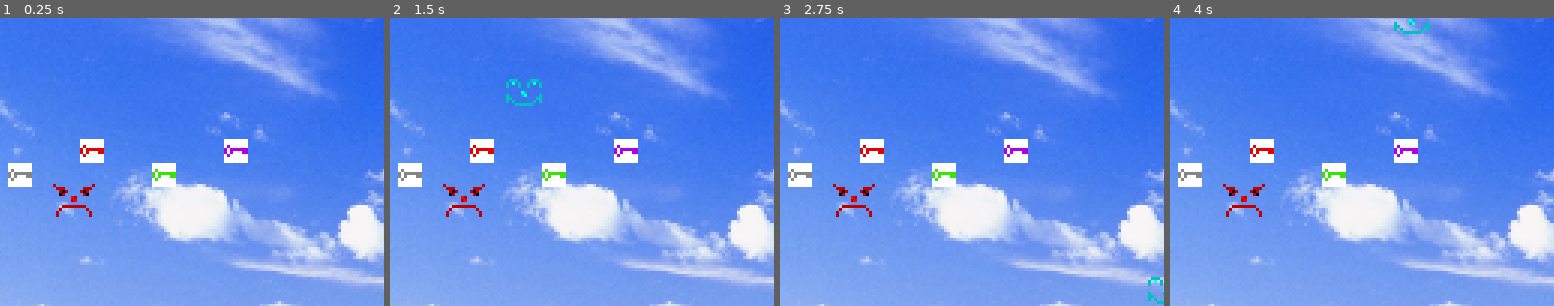
Above: before the commit, frames 1-4 (left to right).
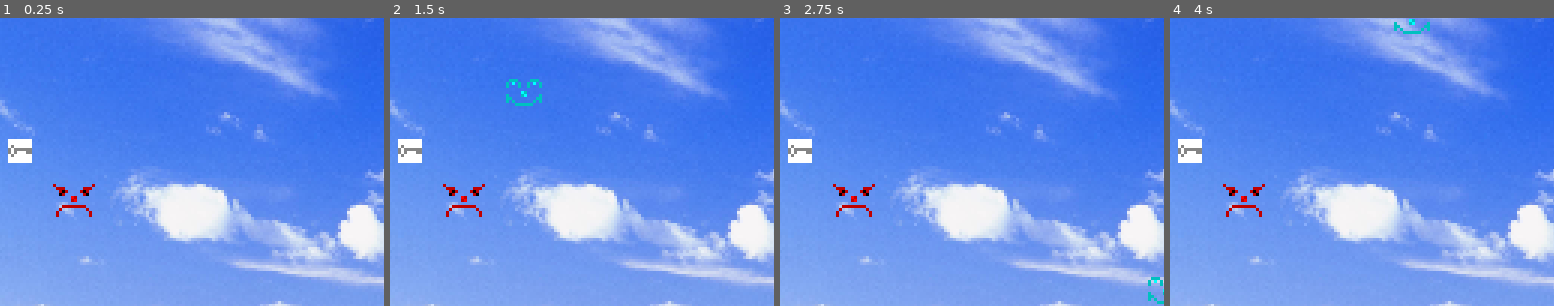
Above: after the commit, the same moments.

Repository: iliys/Horror-Jam
Game: Godot game, scene res://scenes/playground.tscn
The game is run twice, just before and just after one commit, with the same random seed, the same clock (stepped at 60 frames per second) and the same inputs.
Inputs:
- Up to frame 1 (0.25 s): no input
- Up to frame 2 (1.5 s): tap Enter at 0.5 s; hold Right (Rightward) 0.53-1.28 s; hold Space (Action) 0.53-1.28 s; hold Down (Backward) from 1.28 s (still down); tap Space (Action) at 1.35 s
- Up to frame 3 (2.75 s): tap Space (Action) at 2 s; release Down (Backward) at 2.03 s; hold Right (Rightward) from 2.03 s (still down); hold Space (Action) from 2.03 s (still down)
- Up to frame 4 (4 s): release Right (Rightward) at 2.78 s; release Space (Action) at 2.78 s; hold W (Forward) 2.78-3.53 s; tap Space (Action) at 2.85 s; hold A (Leftward) from 3.53 s (still down); hold Space (Action) from 3.53 s (still down)
The pictures show only the part of the screen within x 26-76%, y 10-60%; the shares and areas given below are measured in that part.

The runs differ from the first frame. In frame 1, 2.6% of the frame differs, in the area x 2-65%, y 42-59%; in frame 2, 2.6%; in frame 3, 2.6%; in frame 4, 2.6%.

Commit message:
переписал логику интерактивных предметов, теперь оопшная.

Diff:
--- a/prefabs/door.tscn
+++ b/prefabs/door.tscn
@@ -1,17 +1,18 @@
-[gd_scene load_steps=5 format=3 uid="uid://oor4foa5baab"]
+[gd_scene load_steps=6 format=3 uid="uid://oor4foa5baab"]
 
 [ext_resource type="PackedScene" uid="uid://bs8cy42fly2f8" path="res://prefabs/point_of_interest.tscn" id="1_ynoso"]
+[ext_resource type="Script" path="res://scripts/door.gd" id="2_fqdm0"]
 [ext_resource type="Texture2D" uid="uid://dh2x8c0ymgd7g" path="res://images/block.png" id="2_nyeau"]
 
 [sub_resource type="RectangleShape2D" id="RectangleShape2D_d76xn"]
 size = Vector2(16, 48)
 
 [sub_resource type="CircleShape2D" id="CircleShape2D_cgycg"]
-radius = 24.0
+radius = 32.0
 
 [node name="DoorObject" instance=ExtResource("1_ynoso")]
-POI_TYPE = "Door"
-KeyID = "0"
+script = ExtResource("2_fqdm0")
+KeyID = ""
 
 [node name="CollisionShape2D" parent="." index="0"]
 disabled = true
--- a/prefabs/key.tscn
+++ b/prefabs/key.tscn
@@ -1,11 +1,12 @@
-[gd_scene load_steps=3 format=3 uid="uid://dnc15vifg1ogu"]
+[gd_scene load_steps=4 format=3 uid="uid://dnc15vifg1ogu"]
 
 [ext_resource type="PackedScene" uid="uid://bs8cy42fly2f8" path="res://prefabs/point_of_interest.tscn" id="1_lqkt0"]
+[ext_resource type="Script" path="res://scripts/key.gd" id="2_7q6h5"]
 [ext_resource type="Texture2D" uid="uid://osjd45qkno5k" path="res://images/key.png" id="2_ylho3"]
 
 [node name="Key" instance=ExtResource("1_lqkt0")]
-POI_TYPE = "Key"
-KeyID = "0"
+script = ExtResource("2_7q6h5")
+KeyID = ""
 
 [node name="Key" type="Sprite2D" parent="." index="1"]
 texture = ExtResource("2_ylho3")
--- a/prefabs/note_object.tscn
+++ b/prefabs/note_object.tscn
@@ -1,10 +1,11 @@
-[gd_scene load_steps=3 format=3 uid="uid://de84u8pq4kyca"]
+[gd_scene load_steps=4 format=3 uid="uid://de84u8pq4kyca"]
 
 [ext_resource type="PackedScene" uid="uid://bs8cy42fly2f8" path="res://prefabs/point_of_interest.tscn" id="1_7lvw1"]
 [ext_resource type="Texture2D" uid="uid://qr2q1ple0l51" path="res://images/note.png" id="2_5jfgh"]
+[ext_resource type="Script" path="res://scripts/note_object.gd" id="2_w7os5"]
 
 [node name="NoteObject" instance=ExtResource("1_7lvw1")]
-POI_TYPE = "Note"
+script = ExtResource("2_w7os5")
 
 [node name="Note" type="Node2D" parent="." index="1"]
 visible = false
--- a/prefabs/room_mother.tscn
+++ b/prefabs/room_mother.tscn
@@ -22,6 +22,7 @@
 position = Vector2(128, 96)
 
 [node name="Camera2D" type="Camera2D" parent="CameraHandler"]
+visible = false
 enabled = false
 
 [node name="CameraChecker" type="Area2D" parent="CameraHandler"]
--- a/scenes/playground.tscn
+++ b/scenes/playground.tscn
@@ -11,9 +11,7 @@
 [ext_resource type="PackedScene" uid="uid://oor4foa5baab" path="res://prefabs/door.tscn" id="9_jww0l"]
 [ext_resource type="PackedScene" uid="uid://dnc15vifg1ogu" path="res://prefabs/key.tscn" id="10_0wne7"]
 [ext_resource type="PackedScene" uid="uid://c1m8h3n8gau2n" path="res://UI/ui.tscn" id="11_tr3c1"]
-[ext_resource type="Texture2D" uid="uid://dkqm1hfdwyl2j" path="res://images/key1.png" id="13_epi70"]
-[ext_resource type="Texture2D" uid="uid://ph4jhm2f4fw5" path="res://images/key2.png" id="14_32nms"]
-[ext_resource type="Texture2D" uid="uid://bbm4inmx7hyfp" path="res://images/key3.png" id="15_24hbs"]
+[ext_resource type="PackedScene" uid="uid://de84u8pq4kyca" path="res://prefabs/note_object.tscn" id="12_v7lxp"]
 
 [sub_resource type="RectangleShape2D" id="RectangleShape2D_rvuyr"]
 size = Vector2(12, 9)
@@ -99,59 +97,8 @@
 можно вручную поставить точку куда переправить игрока через GoTo в объекте TransitionTrigger.
 Все комнаты наследуют ~/prefabs/room_mother"
 
-[node name="RoomLRUD" parent="." instance=ExtResource("4_fli2s")]
-z_index = 0
-position = Vector2(320, 0)
-
-[node name="RoomLR" parent="." instance=ExtResource("5_j5fag")]
-z_index = 0
-position = Vector2(640, 0)
-
-[node name="RoomL2" parent="." instance=ExtResource("6_f87wv")]
-z_index = 0
-position = Vector2(960, 0)
-
-[node name="RoomDR" parent="." instance=ExtResource("7_bw4kc")]
-z_index = 0
-position = Vector2(320, -256)
-
-[node name="Room_R" parent="." instance=ExtResource("3_w7jdg")]
-z_index = 0
-
-[node name="RoomL" parent="." instance=ExtResource("6_f87wv")]
-z_index = 0
-position = Vector2(640, -256)
-
-[node name="RoomU" parent="." instance=ExtResource("8_pw2j1")]
-z_index = 0
-position = Vector2(320, 256)
-
 [node name="DoorObject" parent="." instance=ExtResource("9_jww0l")]
 position = Vector2(32, 104)
-
-[node name="Key" parent="." instance=ExtResource("10_0wne7")]
-position = Vector2(72, 72)
-
-[node name="Key2" parent="." instance=ExtResource("10_0wne7")]
-position = Vector2(96, 64)
-KeyID = "1"
-
-[node name="Key" parent="Key2" index="1"]
-texture = ExtResource("13_epi70")
-
-[node name="Key3" parent="." instance=ExtResource("10_0wne7")]
-position = Vector2(120, 72)
-KeyID = "2"
-
-[node name="Key" parent="Key3" index="1"]
-texture = ExtResource("14_32nms")
-
-[node name="Key4" parent="." instance=ExtResource("10_0wne7")]
-position = Vector2(144, 64)
-KeyID = "3"
-
-[node name="Key" parent="Key4" index="1"]
-texture = ExtResource("15_24hbs")
 
 [node name="UI" parent="." instance=ExtResource("11_tr3c1")]
 anchors_preset = 4
@@ -182,7 +129,32 @@
 [node name="3" parent="UI/Margin/Inventory" index="3"]
 visible = false
 
-[editable path="Key2"]
-[editable path="Key3"]
-[editable path="Key4"]
+[node name="Room_R" parent="." instance=ExtResource("3_w7jdg")]
+
+[node name="RoomLRUD" parent="." instance=ExtResource("4_fli2s")]
+position = Vector2(320, 0)
+
+[node name="RoomLR" parent="." instance=ExtResource("5_j5fag")]
+position = Vector2(640, 0)
+
+[node name="RoomL" parent="." instance=ExtResource("6_f87wv")]
+position = Vector2(960, 0)
+
+[node name="RoomDR" parent="." instance=ExtResource("7_bw4kc")]
+position = Vector2(320, -256)
+
+[node name="RoomL2" parent="." instance=ExtResource("6_f87wv")]
+position = Vector2(640, -256)
+
+[node name="RoomU" parent="." instance=ExtResource("8_pw2j1")]
+position = Vector2(320, 256)
+
+[node name="Key" parent="." instance=ExtResource("10_0wne7")]
+position = Vector2(72, 64)
+
+[node name="NoteObject" parent="." instance=ExtResource("12_v7lxp")]
+position = Vector2(88, 80)
+
 [editable path="UI"]
+[editable path="Room_R"]
+[editable path="Room_R/Collision and transition handler/Area2D"]
--- a/scripts/InvController.gd
+++ b/scripts/InvController.gd
@@ -5,4 +5,3 @@
 
 func key2inv(keyID:String):
 	self.get_node("Margin/Inventory").get_node(keyID).show()
-	print("gotnigger")
--- a/scripts/Player.gd
+++ b/scripts/Player.gd
@@ -3,7 +3,7 @@
 
 
 const SPEED = 2 # по углам колбасит
-#потом починю. может быть.
+# потом починю. может быть.
 # а может это из за пп и комично маленького количества пикселей на экране
 var keys = []
 var in_interactable_zone = false
@@ -29,26 +29,7 @@
 
 func action():
 	if (in_interactable_zone):
-		match near.POI_TYPE:
-			"Key":
-				print(near.KeyID)
-				keys.append(near.KeyID)
-				#near.set_process(false)
-				UI.key2inv(near.KeyID)
-				near.process_mode = 4
-				near.hide()
-
-		match near.POI_TYPE:
-			"Door":
-				if near.KeyID in keys:
-					near.open_door()
-				else:
-					attack()
-			"Note":
-				if near.noteimg.is_visible_in_tree() == false:
-					near.show_note()
-				else:
-					near.hide_note()
+		near.interact()
 	else:
 		attack()
 func attack():
--- a/scripts/PoI.gd
+++ b/scripts/PoI.gd
@@ -1,36 +1,17 @@
 extends Area2D
+class_name PoI
 
-@export_enum("Key", "Door", "Note", "n/a") var POI_TYPE: String = "n/a"
-@export var KeyID: String
-@export var Inventory: NodePath
-
-@onready var noteimg = $Note
-@onready var myPlayer = $"../Player"
-@onready var closedDoor = $Door
-@onready var openedDoor = $DoorOpen
-#@onready var KeyInventorySprite = $KeyInventorySprite
-
+var near
 
 func _on_body_entered(body):
 	if body.name == "Player":
+		near=body
 		body.in_interactable_zone = true
 		body.near = self
 
 func _on_body_exited(body):
 	if body.name == "Player":
 		body.in_interactable_zone = false
-		if(POI_TYPE=="Note" and noteimg.is_visible_in_tree() == true):
-			hide_note()
 		body.near = null
-
-func show_note():
-	noteimg.visible = true
-
-func hide_note():
-	noteimg.visible = false
-
-func open_door():
-	closedDoor.process_mode = 4
-	closedDoor.hide()
-	openedDoor.process_mode = 0
-	openedDoor.show()
+func interact():
+	print("PoI generic interaction")
--- /dev/null
+++ b/scripts/door.gd
@@ -0,0 +1,12 @@
+extends PoI
+
+@export var KeyID : String
+@onready var DoorClosed = $Door
+@onready var DoorOpen = $DoorOpen
+
+func interact():
+	if (KeyID in near.keys):
+		DoorClosed.process_mode = 4
+		DoorClosed.hide()
+		DoorOpen.process_mode = 0
+		DoorOpen.show()
--- /dev/null
+++ b/scripts/key.gd
@@ -0,0 +1,8 @@
+extends PoI
+
+@export var KeyID: String
+# Called when the node enters the scene tree for the first time.
+func interact():
+	near.keys.append(KeyID)
+	self.process_mode = 4
+	self.hide()
--- /dev/null
+++ b/scripts/note_object.gd
@@ -0,0 +1,23 @@
+extends PoI
+
+@onready var NoteObject = $Note
+var IsOpen = false
+
+func interact():
+	if !IsOpen:
+		show_note()
+	else:
+
+		hide_note()
+func show_note():
+	IsOpen=true
+	NoteObject.show()
+func hide_note():
+	IsOpen=false
+	NoteObject.hide()
+func _on_body_exited(body):
+	if body.name == "Player":
+		if IsOpen:
+			hide_note()
+		body.in_interactable_zone = false
+		body.near = null
Not shown: 1 places in scenes/playground.tscn that only renumber resources
